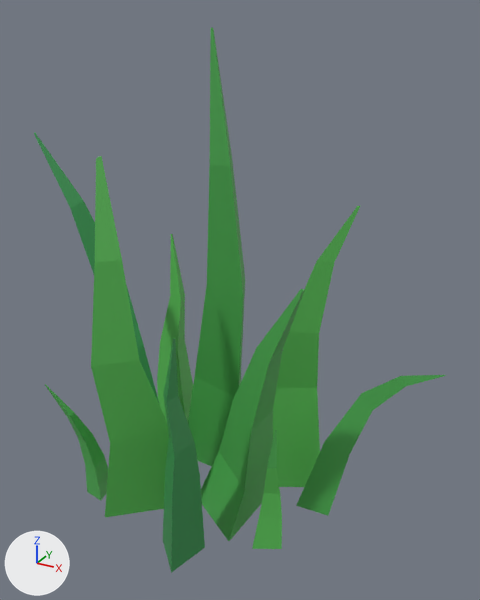
One commit to the glTF model source/assets/models/Grass_L_flat.gltf: the scene before it, then after it.
The view is the same before and after, from a camera (50 mm lens) standing at (1.49, -2.32, 2.18) and looking at (0.18, 0.06, 0.99). The lights are fixed; the arrows at lower left show +X, +Y and +Z. The first picture is the older version. Where no turn or scale is listed for an object, it has been applied to the vertices. Vertices at exactly the same position are counted once.

Objects in the first picture: 'Grass_L_flat'.
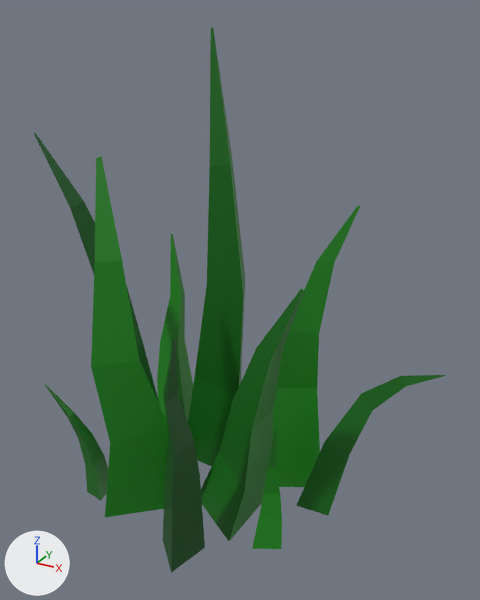
The change, as a list of edits to the scene's bpy script:
```text
Add img_flat_atlas:
    img_flat_atlas = load_image('Flat_Atlas', '../textures/Flat_Atlas.png', 256, 16, 'sRGB')
Change mat_h4b_canopy:
    where n0 = _N.new('ShaderNodeBsdfPrincipled'); n0.name = 'Principled BSDF'
    remove n0.inputs[0].default_value = (0.0648, 0.371, 0.0742, 1.0)  # 'Base Color', green #48a44d
    add n2 = _N.new('ShaderNodeMix'); n2.name = 'Mix'
    add n2.data_type = 'RGBA'
    add n2.blend_type = 'MULTIPLY'
    add n2.inputs[0].default_value = 1.0  # 'Factor'
    add n2.inputs[7].default_value = (0.0648, 0.371, 0.0742, 1.0)  # 'B', green #48a44d
    add n3 = _N.new('ShaderNodeTexImage'); n3.name = 'Image Texture'
    add n3.image = img_flat_atlas
    add _L.new(n2.outputs[2], n0.inputs[0])  # 'Result' to 'Base Color'
    add _L.new(n3.outputs[0], n2.inputs[6])  # 'Color' to 'A'
Change mat_h4b_bush_brighter:
    where n0 = _N.new('ShaderNodeBsdfPrincipled'); n0.name = 'Principled BSDF'
    remove n0.inputs[0].default_value = (0.0976, 0.503, 0.0908, 1.0)  # 'Base Color', green #58bc55
    add n2 = _N.new('ShaderNodeMix'); n2.name = 'Mix'
    add n2.data_type = 'RGBA'
    add n2.blend_type = 'MULTIPLY'
    add n2.inputs[0].default_value = 1.0  # 'Factor'
    add n2.inputs[7].default_value = (0.0976, 0.503, 0.0908, 1.0)  # 'B', green #58bc55
    add n3 = _N.new('ShaderNodeTexImage'); n3.name = 'Image Texture'
    add n3.image = img_flat_atlas
    add _L.new(n2.outputs[2], n0.inputs[0])  # 'Result' to 'Base Color'
    add _L.new(n3.outputs[0], n2.inputs[6])  # 'Color' to 'A'
Change mat_h4b_bush:
    where n0 = _N.new('ShaderNodeBsdfPrincipled'); n0.name = 'Principled BSDF'
    remove n0.inputs[0].default_value = (0.0356, 0.283, 0.0762, 1.0)  # 'Base Color', green #35914e
    add n2 = _N.new('ShaderNodeMix'); n2.name = 'Mix'
    add n2.data_type = 'RGBA'
    add n2.blend_type = 'MULTIPLY'
    add n2.inputs[0].default_value = 1.0  # 'Factor'
    add n2.inputs[7].default_value = (0.0356, 0.283, 0.0762, 1.0)  # 'B', green #35914e
    add n3 = _N.new('ShaderNodeTexImage'); n3.name = 'Image Texture'
    add n3.image = img_flat_atlas
    add _L.new(n2.outputs[2], n0.inputs[0])  # 'Result' to 'Base Color'
    add _L.new(n3.outputs[0], n2.inputs[6])  # 'Color' to 'A'
Change me_grass_l_flat_grass_l_flat:
    where me_grass_l_flat_grass_l_flat.from_pydata(...)  # 165 vertices, 286 faces; spans x -0.91..1.07, y -0.56..0.59, z -0.08..2.11
    used by ob_grass_l_flat; location = (0.0, 0.0, 0.0)
    me_grass_l_flat_grass_l_flat part 1: texture (UV) coordinates of 286 of 286 faces, centred in x -0.91..1.06, y -0.51..0.55, z -0.06..2.1, changed; they spanned u 0.0..1.0, v 0.13..1.0 and now span u 0.0..0.14, v 0.13..1.0
```

Location of each change, [x1, y1, x2, y2] in pixels of the pictures (480 x 600 px):
'Grass_L_flat', surface changed (darker): [34, 28, 446, 573] in both
